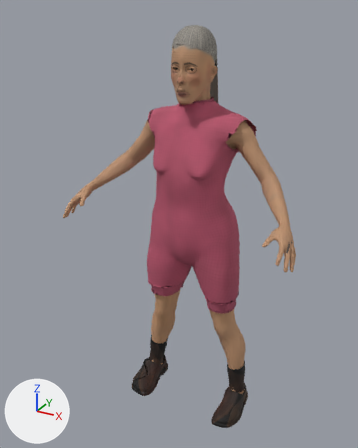
Two versions of the glTF model studio/public/assets/characters/char.female-lansia/char.female-lansia.glb, one commit apart.
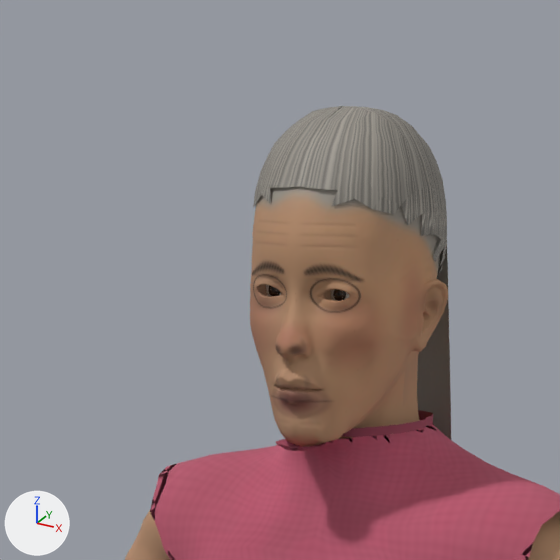
Each version is shown whole from a camera (50 mm lens) standing at (0.806, -1.62, 1.608) and looking at (-0.04, -0.083, 0.839), then close up on the part from 31% to 68% of the width and 0% to 29% of the height. Every picture has the same lights, and +X, +Y and +Z are marked at lower left. The older version's two pictures come first. Vertices at exactly the same position are counted once.

The scene before the commit, as lines of its bpy script (objects in view):
```python
me_char_female_lansia = bpy.data.meshes.new('char.female-lansia')
me_char_female_lansia.from_pydata(...)  # 20515 vertices, 39488 faces; spans x -0.46..0.46, y -0.3..0.11, z -0.01..1.55
me_char_female_lansia.materials.append(mat_skin)
me_char_female_lansia.materials.append(mat_cloth_tunic)
me_char_female_lansia.materials.append(mat_cloth_tunic_trim)
me_char_female_lansia.materials.append(mat_cloth_shorts)
me_char_female_lansia.materials.append(mat_cloth_shorts_trim)
me_char_female_lansia.materials.append(mat_cloth_shoes01)
me_char_female_lansia.materials.append(mat_sclera_l)
me_char_female_lansia.materials.append(mat_iris_l)
me_char_female_lansia.materials.append(mat_sclera_r)
me_char_female_lansia.materials.append(mat_iris_r)
me_char_female_lansia.materials.append(mat_hair)
me_char_female_lansia.materials.append(mat_hair_long)
ob_char_female_lansia_mesh = bpy.data.objects.new('char.female-lansia-mesh', me_char_female_lansia)
ob_char_female_lansia_mesh.location = (0.0, 0.0, 0.0)
```
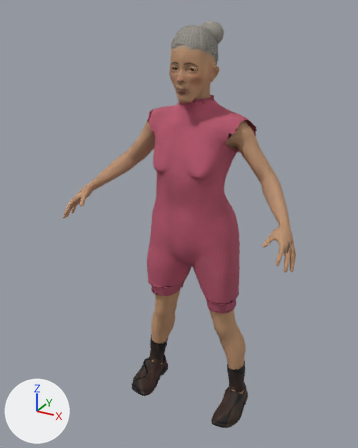
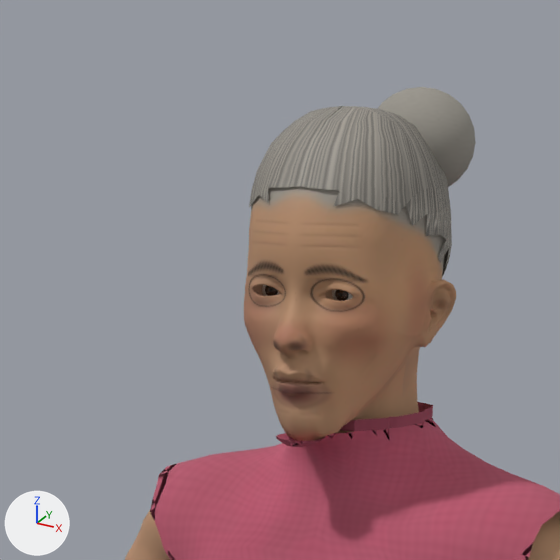
Boxes [x1, y1, x2, y2] around the edits, measured in the close-ups (560 x 560 px; the box of a moved part takes in the faces that stretch with it):
'char.female-lansia-mesh', reshaped
    before: [125, 106, 560, 560]
    after: [125, 87, 560, 560]
part 1 of me_char_female_lansia, moved or reshaped
    before: [250, 161, 451, 461]
    after: [244, 87, 476, 461]
part 2 of me_char_female_lansia, surface changed
    before: [259, 287, 418, 400]
    after: [263, 285, 417, 405]

Patch to the scene script:
```diff
--- a/studio/public/assets/characters/char.female-lansia/char.female-lansia.glb.py
+++ b/studio/public/assets/characters/char.female-lansia/char.female-lansia.glb.py
@@ me_char_female_lansia @@
 # used by ob_char_female_lansia_mesh; location = (0.0, 0.0, 0.0)
-me_char_female_lansia.from_pydata(...)  # 20515 vertices, 39488 faces; spans x -0.46..0.46, y -0.3..0.11, z -0.01..1.55
+me_char_female_lansia.from_pydata(...)  # 20697 vertices, 39848 faces; spans x -0.46..0.46, y -0.3..0.11, z -0.01..1.56
+# me_char_female_lansia part 1: 983 vertices moved from x -0.08..0.08, y -0.15..0.03, z 1.3..1.5 to x -0.09..0.09, y -0.15..0.03, z 1.3..1.5; 808 vertices removed from x -0.08..0.08, y -0.15..0.06, z 1.1..1.49; 990 vertices added at x -0.09..0.09, y -0.16..0.05, z 1.31..1.56
+# me_char_female_lansia part 2: 364 kept faces spanning x -0.05..0.05, y -0.14..0.01, z 1.34..1.43 get new texture (UV) coordinates
 me_char_female_lansia.materials.append(mat_skin)
```
